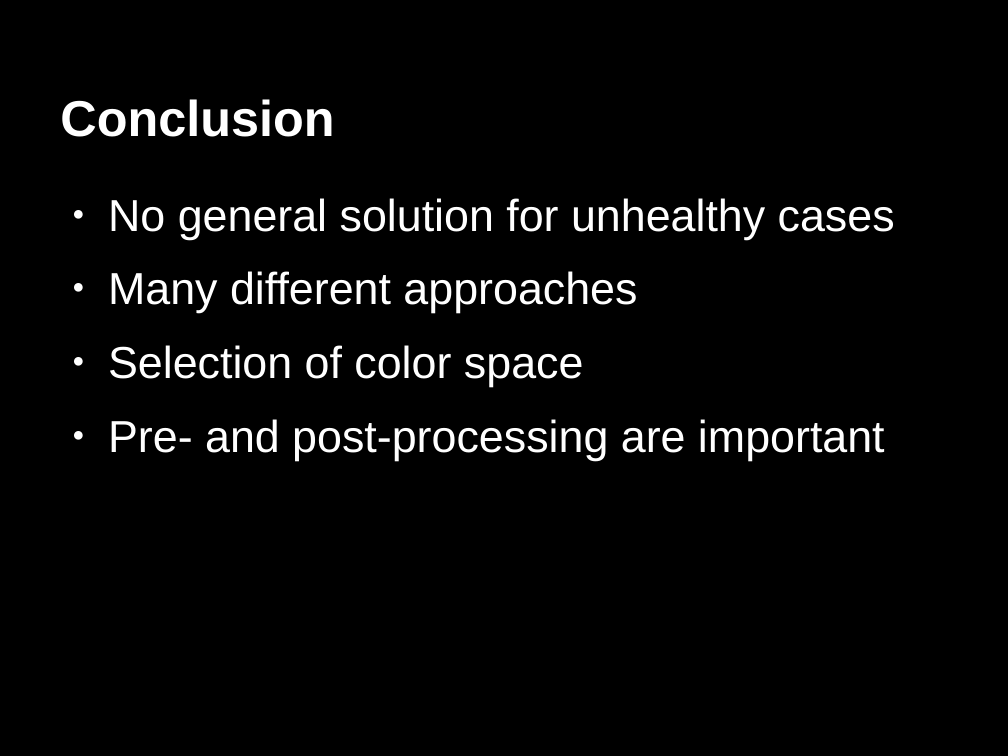
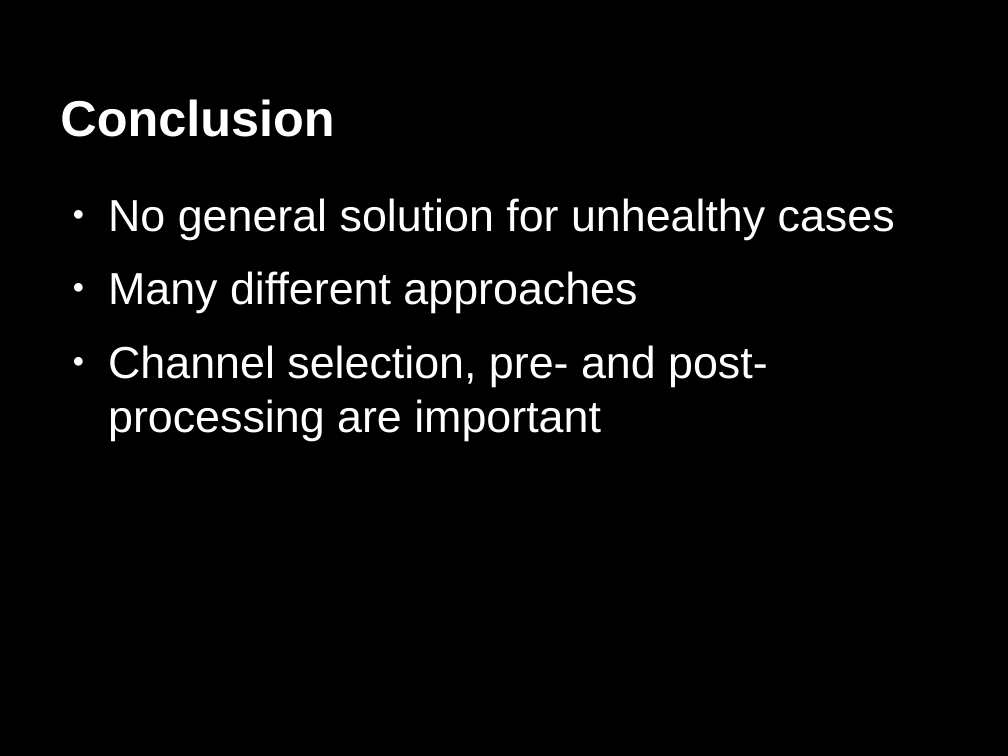
Before and after one commit to mutual-ai/vessel-segmentation-ssip2012, a slide deck: slide 18 of presentation/Vessel_presentation.odp. Drawn at 1008x756 pixels with LibreOffice and Linux fonts; fonts in the diff are those of the drawing. Boxes give left, top, right and bottom in pixels: in the first picture for what was removed or moved away, otherwise in the second. Text is boxed around its words. In the diff, an @@ line names an element or a change of style, - is before the commit and + after.

```diff
--- a/presentation/Vessel_presentation.odp
+++ b/presentation/Vessel_presentation.odp
@@ text at (108,345,768,441): text changed @@
-● Selection of color space
-● Pre- and post-processing are important
+● Channel selection, pre- and post-processing are important
```
Also in this commit, not shown: 11 other slides changed, 3 slides added, 3 slides removed, 1 other file.
